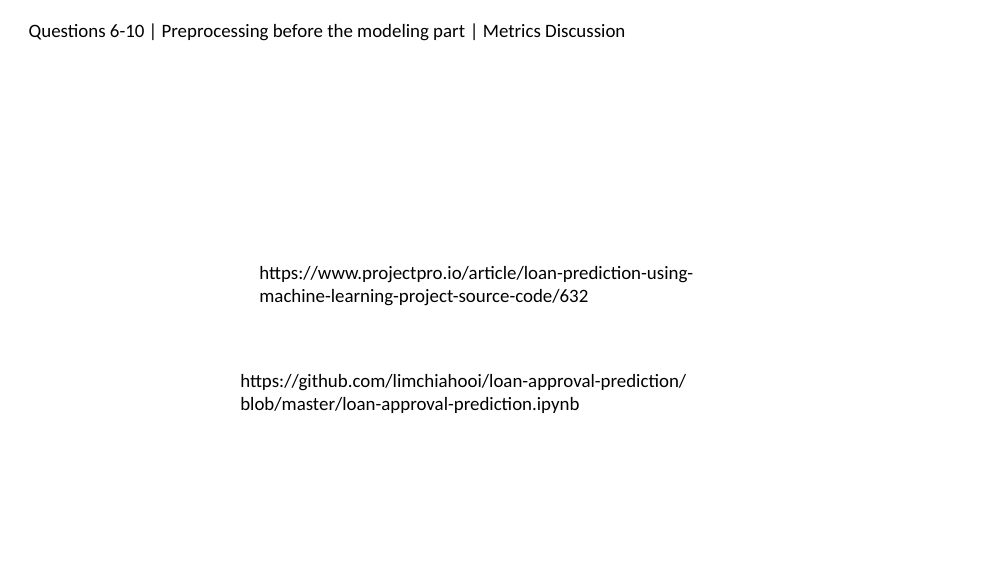
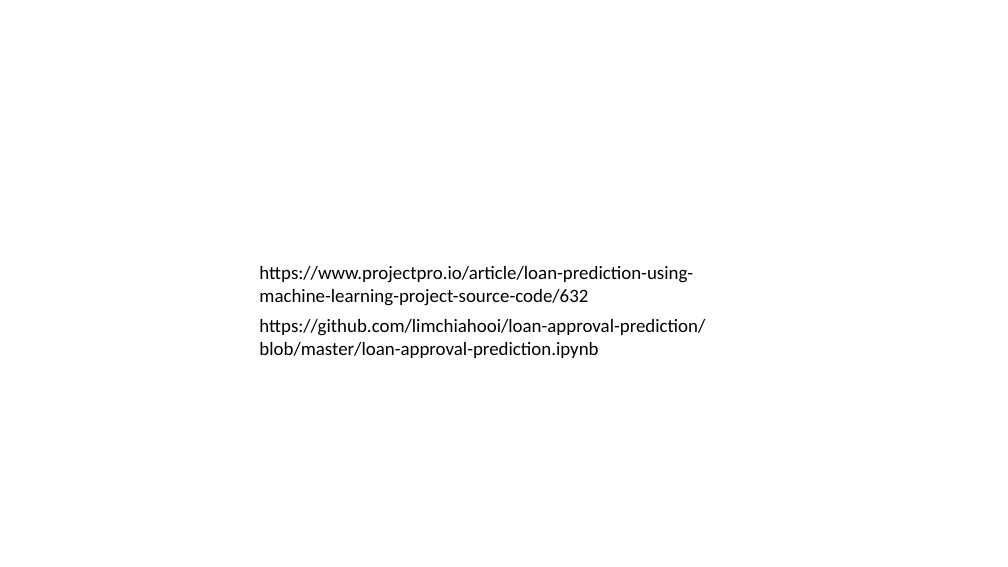
Before and after one commit to ownedbyphysics/ferProject, a slide deck: slide 15 of GeorgopoulosSpyros_FerreroPresentation.pptx (slide 11 before the commit). Drawn at 1008x567 pixels with LibreOffice and Linux fonts; fonts in the diff are those of the drawing. Boxes give left, top, right and bottom in pixels: in the first picture for what was removed or moved away, otherwise in the second. Text is boxed around its words. In the diff, an @@ line names an element or a change of style, - is before the commit and + after.

```diff
--- a/GeorgopoulosSpyros_FerreroPresentation.pptx
+++ b/GeorgopoulosSpyros_FerreroPresentation.pptx
@@ text removed at [29,24,625,41] @@
-Questions 6-10 | Preprocessing before the modeling part | Metrics Discussion
@@ text "https://github.com/limchiahooi/loan-approval-prediction/blob ...": place and size @@
-text "https://github.com/limchiahooi/loan-approval-prediction/blob ..." at [240,374,686,413]
+text "https://github.com/limchiahooi/loan-approval-prediction/blob ..." at [259,319,705,358]
```
Also in this commit, not shown: 7 other slides changed, 1 slide added, 1 slide removed, 3 other files.
